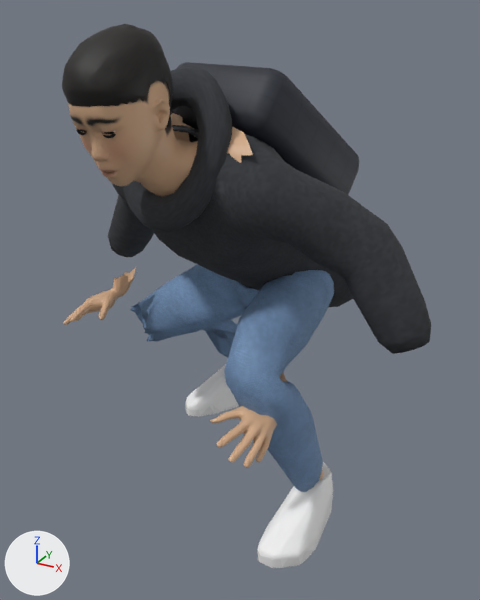
The glTF model characters/exports/student_minh.glb as it was, and as the next commit left it.
Camera for both pictures: a camera (50 mm lens) standing at (0.656, -1.284, 1.114) and looking at (-0.014, -0.065, 0.504). The lights are fixed; the arrows at lower left show +X, +Y and +Z. The older version comes first. Both versions are drawn at frame 0 of the action 'jump'; the numbers are the values there. Vertices at exactly the same position are counted once.

In view in the first picture: 'backpack.001', 'hair.001', 'hood.001', 'hoodie.001', 'jeans.001', 'sneaker_l.001', 'sneaker_r.001', 'student_minh_body_dressed' and 1 more.
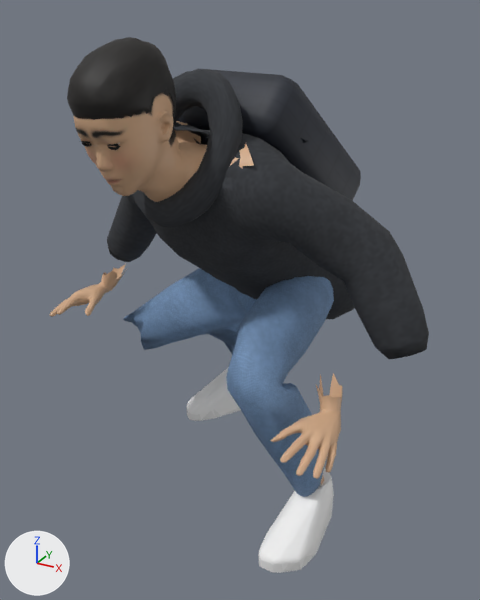
Changed parts and their boxes [x1, y1, x2, y2] in the pictures (480 x 600 px; the box of a moved part takes in the faces that stretch with it):
'hoodie.001', reshaped: before [108, 125, 431, 354]; after [107, 123, 429, 359]
'jeans.001', reshaped: before [130, 264, 334, 492]; after [123, 268, 334, 497]
'student_minh_body_dressed', reshaped (12% wider): before [63, 80, 324, 480]; after [49, 93, 342, 485]
'backpack.001', reshaped: before [172, 62, 359, 195]; after [177, 69, 361, 201]
'hood.001', reshaped: before [123, 66, 232, 233]; after [133, 69, 243, 228]
'hair.001', moved: before [62, 24, 173, 127]; after [67, 37, 176, 138]
'sneaker_l.001', moved: before [257, 462, 333, 568]; after [258, 467, 334, 573]
part 7 of me_student_minh_body_013, moved or reshaped: before [63, 268, 138, 325]; after [49, 265, 126, 317]
part 8 of me_student_minh_body_013, moved or reshaped: before [210, 371, 288, 468]; after [270, 373, 342, 479]
part 9 of me_student_minh_body_013, moved or reshaped: before [68, 80, 253, 197]; after [73, 93, 254, 202]

Edits to the bpy script that builds the scene:
```text
Change me_cube_001:
    remove me_cube_001.from_pydata(...)  # 56 vertices, 108 faces; spans x -0.199..0.164, y -0.16..0.261, z 0.693..1.01
    add me_cube_001.from_pydata(...)  # 56 vertices, 108 faces; spans x -0.194..0.166, y -0.131..0.275, z 0.661..0.995
    me_cube_001 part 1: the whole mesh is multiplied about its middle by the matrix ((0.994, -0.001, 0.021), (-0.001, 0.99, 0.086), (-0.021, -0.086, 0.99)), then moved by (0.004, 0.022, -0.023)
Change me_student_minh_body_008:
    remove me_student_minh_body_008.from_pydata(...)  # 902 vertices, 1800 faces; spans x -0.18..-0.032, y -0.438..-0.227, z 0.917..1.089
    add me_student_minh_body_008.from_pydata(...)  # 902 vertices, 1800 faces; spans x -0.179..-0.032, y -0.429..-0.219, z 0.896..1.068
    me_student_minh_body_008 part 2: the whole mesh is moved by (0.001, 0.009, -0.021)
Change me_torus_001:
    remove me_torus_001.from_pydata(...)  # 150 vertices, 300 faces; spans x -0.211..0.052, y -0.29..-0.131, z 0.712..1.012
    add me_torus_001.from_pydata(...)  # 150 vertices, 300 faces; spans x -0.206..0.057, y -0.273..-0.096, z 0.719..1.005
    me_torus_001 part 3: the whole mesh is multiplied about its middle by the matrix ((0.994, -0.001, 0.021), (-0.001, 0.99, 0.086), (-0.02, -0.086, 0.99)), then moved by (0.005, 0.026, 0.0)
Change me_student_minh_body_010:
    remove me_student_minh_body_010.from_pydata(...)  # 1296 vertices, 2600 faces; spans x -0.494..0.427, y -0.264..0.319, z 0.414..0.902
    add me_student_minh_body_010.from_pydata(...)  # 1296 vertices, 2600 faces; spans x -0.497..0.424, y -0.243..0.316, z 0.385..0.897
    me_student_minh_body_010 part 4: the whole mesh is multiplied about its middle by the matrix ((0.999, -0.003, 0.02), (-0.003, 0.988, 0.085), (-0.02, -0.085, 0.987)), then moved by (0.0, 0.005, -0.019)
Change me_student_minh_body_011:
    remove me_student_minh_body_011.from_pydata(...)  # 998 vertices, 2000 faces; spans x -0.45..0.24, y -0.327..0.297, z 0.123..0.581
    add me_student_minh_body_011.from_pydata(...)  # 998 vertices, 2000 faces; spans x -0.478..0.241, y -0.322..0.31, z 0.105..0.568
    me_student_minh_body_011 part 5: 998 of 998 vertices moved; they spanned x -0.45..0.24, y -0.327..0.297, z 0.123..0.581 and now span x -0.478..0.241, y -0.322..0.31, z 0.105..0.568; mean shift (0.001, 0.006, -0.018)
Change me_sneaker_002:
    remove me_sneaker_002.from_pydata(...)  # 351 vertices, 700 faces; spans x 0.154..0.261, y -0.314..-0.065, z 0.02..0.156
    add me_sneaker_002.from_pydata(...)  # 351 vertices, 700 faces; spans x 0.153..0.261, y -0.308..-0.059, z 0.002..0.138
    me_sneaker_002 part 6: the whole mesh is moved by (0.0, 0.005, -0.018)
Change me_student_minh_body_013:
    remove me_student_minh_body_013.from_pydata(...)  # 2631 vertices, 5098 faces; spans x -0.438..0.241, y -0.429..0.272, z 0.096..1.078
    add me_student_minh_body_013.from_pydata(...)  # 2631 vertices, 5098 faces; spans x -0.49..0.331, y -0.42..0.277, z 0.078..1.057
    me_student_minh_body_013 part 7: the loose piece of 543 vertices spanning x -0.438..-0.322, y -0.226..-0.016, z 0.394..0.509 is turned 6.7 degrees about the y axis through its middle, then moved by (-0.047, 0.009, 0.003)
    me_student_minh_body_013 part 8: the loose piece of 543 vertices spanning x 0.085..0.198, y -0.42..-0.204, z 0.327..0.452 is turned -15.7 degrees about the y axis through its middle, then moved by (0.122, 0.009, 0.007)
    me_student_minh_body_013 part 9: 1475 of 2631 vertices moved; they spanned x -0.222..0.103, y -0.429..-0.099, z 0.747..1.078 and now span x -0.221..0.1, y -0.42..-0.089, z 0.729..1.057; mean shift (0.001, 0.009, -0.02); largest move (0.089, -0.224, 0.828) -> (0.09, -0.215, 0.804)
    other edits to the shape of me_student_minh_body_013 do not show in these pictures
```
